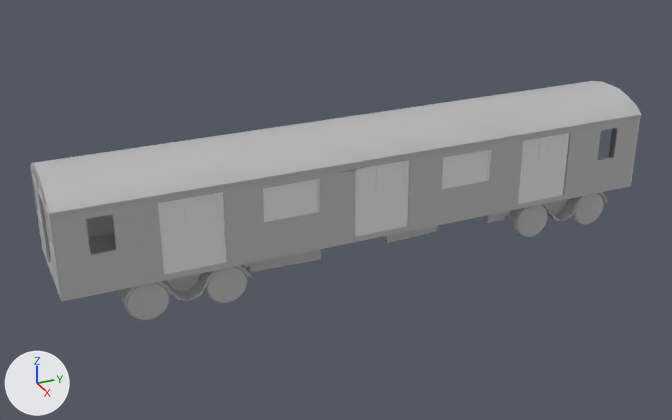
Before and after pictures for a commit that changed the Blender file EEG work save.blend.
Rendered twice from a camera (50 mm lens) standing at (0.324, -0.16, 0.184) and looking at (-0.001, -0.014, 0.022). The axes (+X, +Y, +Z) are drawn at lower left. The lights are the same throughout.
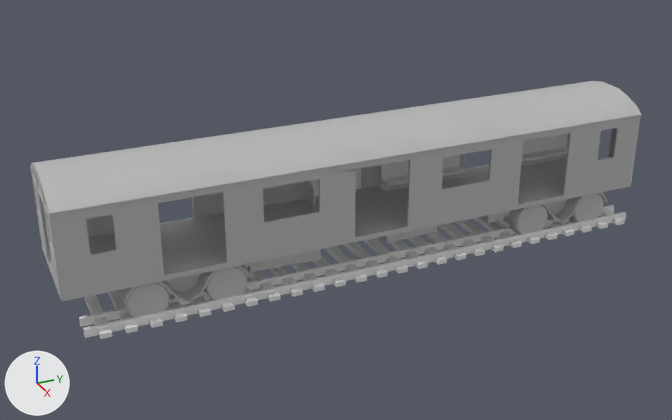
Boxes (x1, y1, x2, y2) around the edits, measured in the pictures (672 x 420 px):
'SM_TracksStraight', added
    after: (79, 205, 626, 339)
'Cube.006', deleted
    before: (158, 192, 227, 275)
'Cube.007', deleted
    before: (355, 160, 410, 237)
'Cube.010', deleted
    before: (518, 133, 570, 204)
'Cube.002', deleted
    before: (263, 179, 320, 222)
'Cube.003', deleted
    before: (442, 149, 492, 189)
'Cube.017', added
    after: (380, 155, 464, 191)
'Cube.023', added
    after: (521, 134, 568, 166)

Diff of the bpy script that builds the scene:
```diff
--- a/EEG work save.blend.py
+++ b/EEG work save.blend.py
@@ me_cube_026 @@
+me_cube_026.from_pydata(...)  # 258 vertices, 256 faces; spans x -1.0..1.1, y -1.0..1.0, z -14.0..39.8
+me_cube_026.polygons.foreach_set('use_smooth', [True] * 256)
@@ ob_cube_002 @@
-ob_cube_002 = bpy.data.objects.new('Cube.002', me_cube_003)
-ob_cube_002.location = (0.022, -0.0422, 0.0404)
-ob_cube_002.scale = (0.000305, 0.0116, 0.00705)
@@ ob_cube_003 @@
-ob_cube_003 = bpy.data.objects.new('Cube.003', me_cube_004)
-ob_cube_003.location = (0.022, 0.0347, 0.0404)
-ob_cube_003.scale = (0.000305, 0.0116, 0.00705)
@@ ob_cube_007 @@
-ob_cube_007 = bpy.data.objects.new('Cube.007', me_cube_009)
-ob_cube_007.location = (0.0219, -0.0037, 0.0341)
-ob_cube_007.scale = (0.000177, 0.0121, 0.015)
@@ ob_cube_006 @@
-ob_cube_006 = bpy.data.objects.new('Cube.006', me_cube_010)
-ob_cube_006.location = (0.0219, -0.0811, 0.0341)
-ob_cube_006.scale = (0.000177, 0.0123, 0.015)
@@ ob_cube_010 @@
-ob_cube_010 = bpy.data.objects.new('Cube.010', me_cube_013)
-ob_cube_010.location = (0.0219, 0.0734, 0.0341)
-ob_cube_010.scale = (0.000177, 0.0121, 0.015)
@@ ob_sm_tracksstraight @@
+ob_sm_tracksstraight = bpy.data.objects.new('SM_TracksStraight', me_cube_001.copy())  # the mesh of ob_sm_tracksstraight
+ob_sm_tracksstraight.location = (0.0, 0.0, 0.0)
@@ ob_cube_023 @@
+ob_cube_023 = bpy.data.objects.new('Cube.023', me_cube_026)
+ob_cube_023.location = (-0.0165, 0.094, 0.0229)
+ob_cube_023.scale = (0.00276, 0.00335, 0.000249)
+_m = ob_cube_023.modifiers.new('Array', 'ARRAY')
+_m.count = 4
+_m.relative_offset_displace = (0.0, 1.0, 0.0)
@@ ob_cube_017 @@
+ob_cube_017 = bpy.data.objects.new('Cube.017', me_cube_026.copy())
+ob_cube_017.location = (-0.0165, 0.02, 0.0229)
+ob_cube_017.scale = (0.00276, 0.00335, 0.000249)
+_m = ob_cube_017.modifiers.new('Array', 'ARRAY')
+_m.count = 6
+_m.relative_offset_displace = (0.0, 1.0, 0.0)
```
